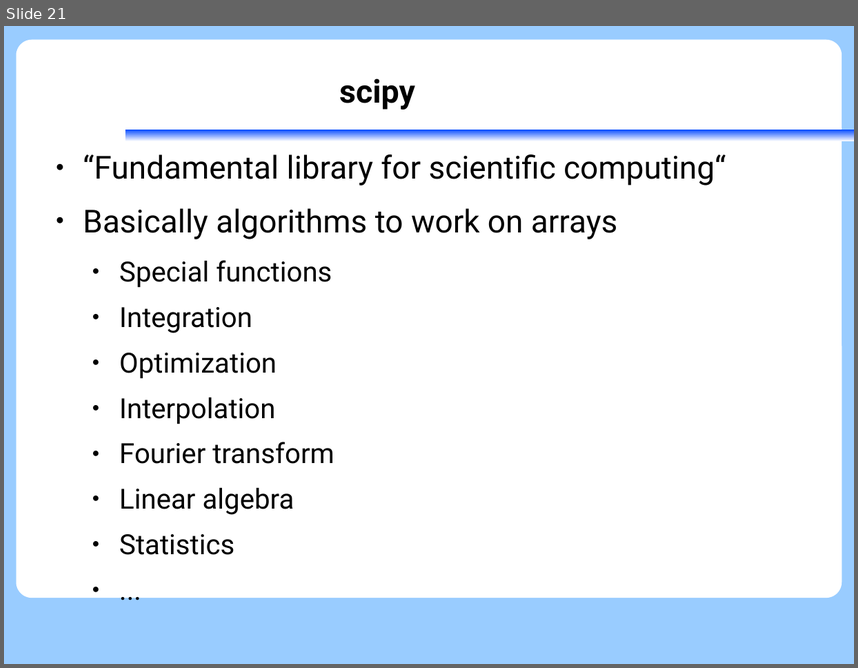
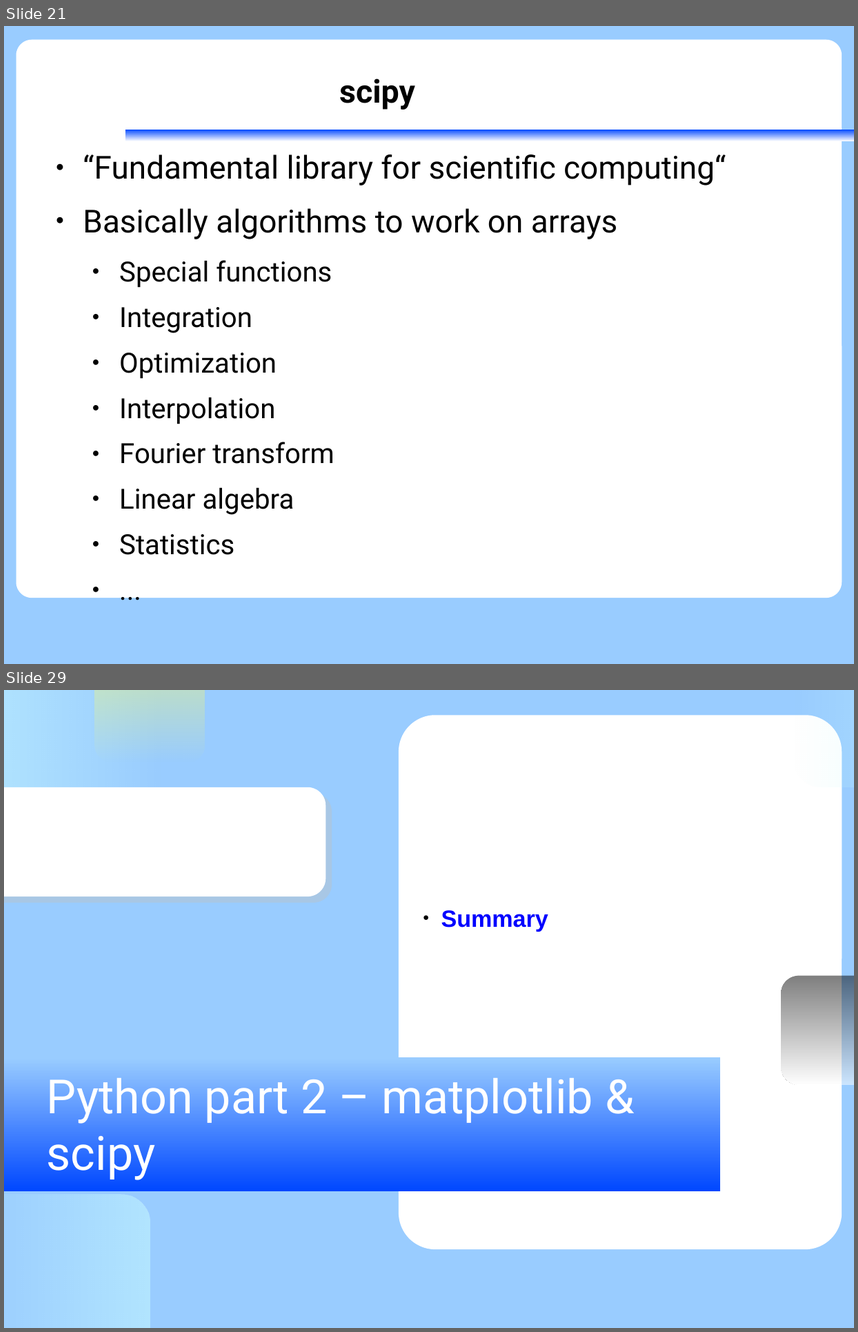
Before and after one commit to KennethNielsen/presentations, a slide deck: python/part2/scipy-matplotlib.odp. Shown one above the other, each under a label of ours: slide 21 before the commit, slides 21 and 29 after it; the slides between them are not shown. The pictures are 858x668 and 858x1332 pixels, drawn with LibreOffice and Linux fonts; fonts in the diff are those of the drawing; background and template pictures are left out. Boxes give left, top, right and bottom in pixels: in the first picture for what was removed or moved away, otherwise in the second. Text is boxed around its words. In the diff, an @@ line names an element or a change of style, - is before the commit and + after.

Commit message:
scipy matplotlib last part

```diff
--- a/python/part2/scipy-matplotlib.odp
+++ b/python/part2/scipy-matplotlib.odp
@@ slide 29 added at [4, 690, 854, 1328], background #99CCFF @@
@@ freeform shape added at [4, 690, 161, 848], fill gradient #CCFFFF @@
@@ rounded rectangle added at [95, 690, 205, 763], fill gradient #FFFF66 @@
@@ freeform shape added at [794, 690, 854, 787], fill gradient #CCFFFF @@
@@ freeform shape added at [399, 715, 842, 1248], fill #FFFFFF @@
@@ rounded rectangle added at [4, 787, 326, 897], fill #FFFFFF @@
@@ subtitle added at [441, 910, 548, 931], 22 pt, text #0000FF, bold @@
+● Summary
@@ rounded rectangle added at [782, 976, 854, 1085], fill gradient #000000 to #FFFFFF @@
@@ rectangle added at [4, 1057, 721, 1191], fill gradient #0047FF to #99CCFF @@
@@ title added at [47, 1078, 593, 1181], 44 pt, text #FFFFFF @@
+Python part 2 – matplotlib & scipy
@@ freeform shape added at [4, 1194, 150, 1328], fill gradient #CCFFFF @@
```
Also in this commit, not shown: 8 other slides added, 1 slide removed, 1 other file.
